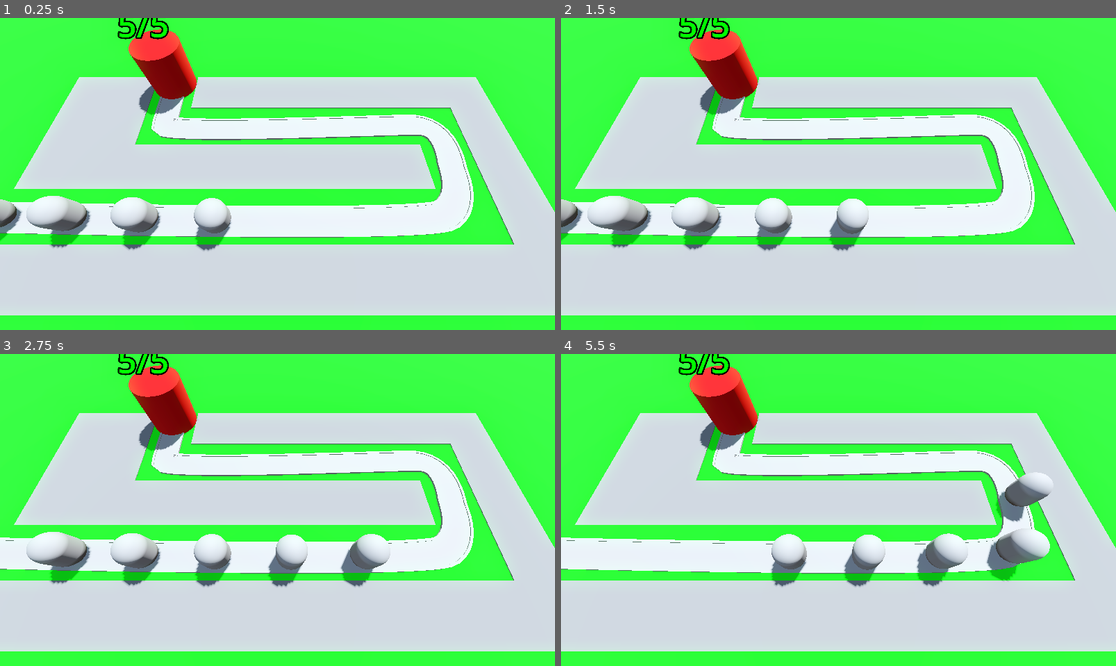
Above: before the commit, frames 1-4 (two rows, left to right).
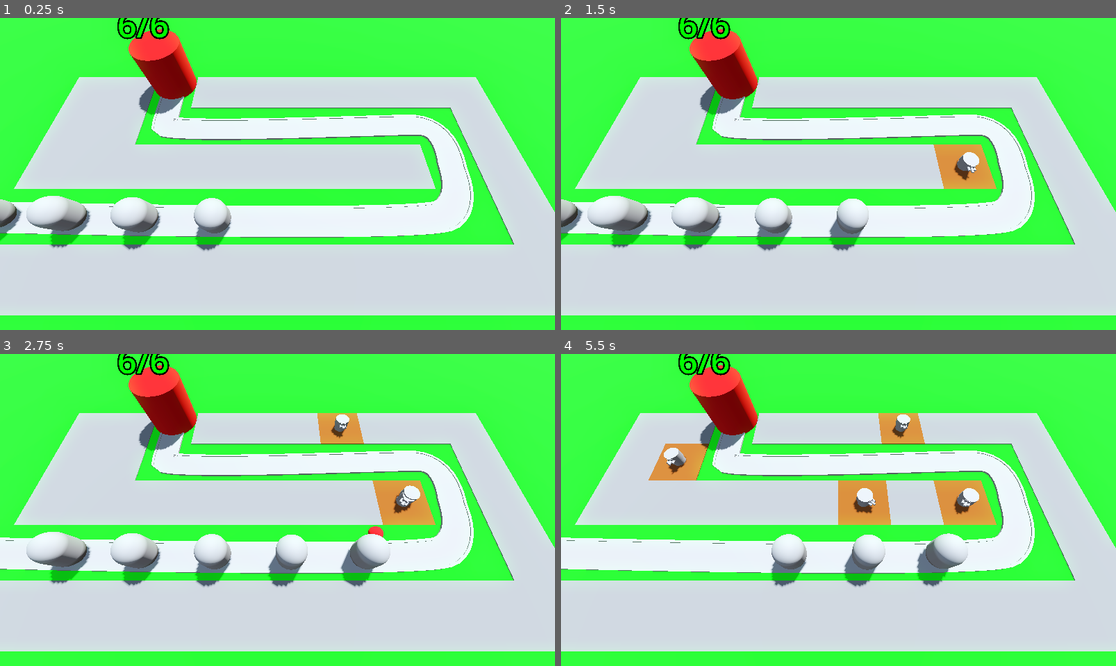
Above: after the commit, the same moments.

Repository: bmkersey/TowerDefense
Game: Godot game, scene res://BaseLevel.tscn
Two runs of this game, one before a commit and one after it. Both use one fixed random seed, a clock stepped at 60 frames per second and the inputs below.
Inputs (mouse positions are in pixels of both pictures, inside the frame that each line leads up to):
- Up to frame 1 (0.25 s): no input
- Up to frame 2 (1.5 s): move the mouse to (960, 158) at 0.52 s; click (960, 158) at 0.6 s; move the mouse to (727, 189) at 1.27 s; click (727, 189) at 1.35 s
- Up to frame 3 (2.75 s): move the mouse to (333, 441) at 2.02 s; click (333, 441) at 2.1 s
- Up to frame 4 (5.5 s): move the mouse to (810, 572) at 2.77 s; click (810, 572) at 2.85 s; move the mouse to (1005, 556) at 3.52 s; click (1005, 556) at 3.6 s; move the mouse to (672, 463) at 4.27 s; click (672, 463) at 4.35 s; move the mouse to (866, 510) at 5.02 s; click (866, 510) at 5.1 s

The runs differ from the first frame. In frame 1, 0.2% of the frame differs, in the area x 21-31%, y 0-7%; in frame 2, 1.4%; in frame 3, 2.3%; in frame 4, 6.3%, in the area x 15-89%, y 0-73%.

Commit message:
Added the ability to select a spot and build a tower on it. Added tower and some animations. Added range finding and target prioritization.

Diff:
--- a/BaseLevel.tscn
+++ b/BaseLevel.tscn
@@ -1,8 +1,11 @@
-[gd_scene load_steps=9 format=3 uid="uid://d3mqq34fwlh82"]
+[gd_scene load_steps=12 format=3 uid="uid://d3mqq34fwlh82"]
 
+[ext_resource type="PackedScene" uid="uid://dmcyse1bt5cag" path="res://RayPickerCamera/ray_picker_camera.tscn" id="1_dev42"]
 [ext_resource type="MeshLibrary" uid="uid://blw4qwqeyeblr" path="res://meshLib/SpaceLibrary.tres" id="1_olyc3"]
 [ext_resource type="PackedScene" uid="uid://cw61j8nirlt2p" path="res://Enemy/Enemy.tscn" id="2_3hygb"]
 [ext_resource type="PackedScene" uid="uid://g3bjx2krqe6p" path="res://Base/Base.tscn" id="3_jtu5s"]
+[ext_resource type="Script" path="res://TurretManager.gd" id="5_nn1dd"]
+[ext_resource type="PackedScene" uid="uid://biwejrwd45g86" path="res://Tower/tower.tscn" id="6_p3g42"]
 
 [sub_resource type="ProceduralSkyMaterial" id="ProceduralSkyMaterial_5v5ee"]
 sky_horizon_color = Color(0.64625, 0.65575, 0.67075, 1)
@@ -41,8 +44,9 @@
 size = Vector3(100, 2, 100)
 material = SubResource("StandardMaterial3D_ei5ud")
 
-[node name="Camera3D" type="Camera3D" parent="."]
-transform = Transform3D(1, 0, 0, 0, 0.422618, 0.906308, 0, -0.906308, 0.422618, 0, 14.5, 9.5)
+[node name="RayPickerCamera" parent="." node_paths=PackedStringArray("gridMap", "towerManager") instance=ExtResource("1_dev42")]
+gridMap = NodePath("../GridMap")
+towerManager = NodePath("../TurretManager")
 
 [node name="GridMap" type="GridMap" parent="."]
 mesh_library = ExtResource("1_olyc3")
@@ -95,27 +99,33 @@
 path_joined = false
 
 [node name="Enemy" parent="Path3D" instance=ExtResource("2_3hygb")]
-transform = Transform3D(0.000455095, 0, -0.999996, 0, 0.999999, 0, 0.999996, 0, 0.000455095, -25.1121, 0, 6.0169)
+transform = Transform3D(0.000455334, 0, -0.999996, 0, 0.999999, 0, 0.999996, 0, 0.000455334, -25.1121, 0, 6.0169)
 loop = false
 
 [node name="Enemy2" parent="Path3D" instance=ExtResource("2_3hygb")]
-transform = Transform3D(-0.0233692, 0, -0.999723, 0, 0.999999, 0, 0.999723, 0, -0.0233692, -20.1139, 0, 6.14283)
+transform = Transform3D(-0.023369, 0, -0.999723, 0, 0.999999, 0, 0.999723, 0, -0.023369, -20.1139, 0, 6.14283)
 progress = 5.0
 loop = false
 
 [node name="Enemy3" parent="Path3D" instance=ExtResource("2_3hygb")]
-transform = Transform3D(-0.0200066, 0, -0.999795, 0, 0.999999, 0, 0.999795, 0, -0.0200066, -15.115, 0, 6.25138)
+transform = Transform3D(-0.0200066, 0, -0.999795, 0, 0.999999, 0, 0.999795, 0, -0.0200066, -15.115, 0, 6.25139)
 progress = 10.0
 loop = false
 
 [node name="Enemy4" parent="Path3D" instance=ExtResource("2_3hygb")]
-transform = Transform3D(-0.0160776, 0, -0.999866, 0, 0.999999, 0, 0.999866, 0, -0.0160776, -10.1157, 0, 6.34196)
+transform = Transform3D(-0.0160773, 0, -0.999866, 0, 0.999999, 0, 0.999866, 0, -0.0160773, -10.1157, 0, 6.34196)
 progress = 15.0
 loop = false
 
 [node name="Enemy5" parent="Path3D" instance=ExtResource("2_3hygb")]
-transform = Transform3D(-0.0108886, 0, -0.999936, 0, 0.999999, 0, 0.999936, 0, -0.0108886, -5.11618, 0, 6.41009)
+transform = Transform3D(-0.0108883, 0, -0.999936, 0, 0.999999, 0, 0.999936, 0, -0.0108883, -5.11617, 0, 6.41009)
 progress = 20.0
 loop = false
 
 [node name="Base" parent="." instance=ExtResource("3_jtu5s")]
+max_hp = 6
+
+[node name="TurretManager" type="Node3D" parent="." node_paths=PackedStringArray("enemyPath")]
+script = ExtResource("5_nn1dd")
+turret = ExtResource("6_p3g42")
+enemyPath = NodePath("../Path3D")
--- a/Enemy/Enemy.gd
+++ b/Enemy/Enemy.gd
@@ -1,7 +1,20 @@
 extends PathFollow3D
 
+@export var maxHP:= 50
 @export var speed:float = 2.5
+var currentHP: int:
+	set(health_in):
+		if health_in < currentHP:
+			animationPlayer.play('TakeDamage')
+		currentHP = health_in
+		if currentHP < 1:
+			queue_free()
+
 @onready var base = get_tree().get_first_node_in_group("base")
+@onready var animationPlayer: AnimationPlayer = $AnimationPlayer
+
+func _ready() -> void:
+	currentHP = maxHP
 
 
 # Called every frame. 'delta' is the elapsed time since the previous frame.
--- a/Enemy/Enemy.tscn
+++ b/Enemy/Enemy.tscn
@@ -1,10 +1,55 @@
-[gd_scene load_steps=3 format=3 uid="uid://cw61j8nirlt2p"]
+[gd_scene load_steps=8 format=3 uid="uid://cw61j8nirlt2p"]
 
 [ext_resource type="Script" path="res://Enemy/Enemy.gd" id="1_403bu"]
 
 [sub_resource type="CapsuleMesh" id="CapsuleMesh_n6lw0"]
 radius = 1.0
 height = 3.0
+
+[sub_resource type="StandardMaterial3D" id="StandardMaterial3D_cnqsa"]
+no_depth_test = true
+shading_mode = 0
+
+[sub_resource type="CapsuleShape3D" id="CapsuleShape3D_7l651"]
+radius = 1.0
+height = 3.0
+
+[sub_resource type="Animation" id="Animation_a1dwt"]
+resource_name = "TakeDamage"
+length = 0.3
+tracks/0/type = "value"
+tracks/0/imported = false
+tracks/0/enabled = true
+tracks/0/path = NodePath("DamageIndication:visible")
+tracks/0/interp = 1
+tracks/0/loop_wrap = true
+tracks/0/keys = {
+"times": PackedFloat32Array(0, 0.2),
+"transitions": PackedFloat32Array(1, 1),
+"update": 1,
+"values": [true, false]
+}
+
+[sub_resource type="Animation" id="Animation_s42et"]
+length = 0.001
+tracks/0/type = "value"
+tracks/0/imported = false
+tracks/0/enabled = true
+tracks/0/path = NodePath("DamageIndication:visible")
+tracks/0/interp = 1
+tracks/0/loop_wrap = true
+tracks/0/keys = {
+"times": PackedFloat32Array(0),
+"transitions": PackedFloat32Array(1),
+"update": 1,
+"values": [false]
+}
+
+[sub_resource type="AnimationLibrary" id="AnimationLibrary_4qg22"]
+_data = {
+"RESET": SubResource("Animation_s42et"),
+"TakeDamage": SubResource("Animation_a1dwt")
+}
 
 [node name="Enemy" type="PathFollow3D"]
 transform = Transform3D(0.999996, 0, 0, 0, 0.999999, 0, 0, 0, 0.999996, 0, 0, 0)
@@ -14,3 +59,20 @@
 [node name="MeshInstance3D" type="MeshInstance3D" parent="."]
 transform = Transform3D(1, 0, -1.74623e-10, 0, 1, 0, 1.74623e-10, 0, 1, 0, 1.5, 0)
 mesh = SubResource("CapsuleMesh_n6lw0")
+
+[node name="DamageIndication" type="MeshInstance3D" parent="."]
+transform = Transform3D(1, 0, -1.74623e-10, 0, 1, 0, 1.74623e-10, 0, 1, 0, 1.5, 0)
+visible = false
+material_override = SubResource("StandardMaterial3D_cnqsa")
+mesh = SubResource("CapsuleMesh_n6lw0")
+
+[node name="EnemyArea3D" type="Area3D" parent="." groups=["enemy_area"]]
+
+[node name="CollisionShape3D" type="CollisionShape3D" parent="EnemyArea3D"]
+transform = Transform3D(1, 0, 0, 0, 1, 0, 0, 0, 1, 0, 1.5, 0)
+shape = SubResource("CapsuleShape3D_7l651")
+
+[node name="AnimationPlayer" type="AnimationPlayer" parent="."]
+libraries = {
+"": SubResource("AnimationLibrary_4qg22")
+}
--- /dev/null
+++ b/RayPickerCamera/ray_picker_camera.gd
@@ -0,0 +1,26 @@
+extends Camera3D
+
+@export var gridMap: GridMap
+@export var towerManager: Node3D
+@onready var rayCast: RayCast3D = $RayCast3D
+
+
+# Called every frame. 'delta' is the elapsed time since the previous frame.
+func _process(delta: float) -> void:
+	var mousePos: Vector2 = get_viewport().get_mouse_position()
+	rayCast.target_position = project_local_ray_normal(mousePos) * 100.0
+	rayCast.force_raycast_update()
+
+	if rayCast.is_colliding():
+		var collider = rayCast.get_collider()
+		if collider is GridMap:
+			Input.set_default_cursor_shape(Input.CURSOR_POINTING_HAND)
+			if Input.is_action_just_pressed("click"):
+				var collisionPoint = rayCast.get_collision_point()
+				var cell = gridMap.local_to_map(collisionPoint)
+				if gridMap.get_cell_item(cell) == 0:
+					gridMap.set_cell_item(cell, 1)
+					var tilePosition = gridMap.map_to_local(cell)
+					towerManager.build_tower(tilePosition)
+	else:
+		Input.set_default_cursor_shape(Input.CURSOR_ARROW)
--- /dev/null
+++ b/RayPickerCamera/ray_picker_camera.tscn
@@ -0,0 +1,9 @@
+[gd_scene load_steps=2 format=3 uid="uid://dmcyse1bt5cag"]
+
+[ext_resource type="Script" path="res://RayPickerCamera/ray_picker_camera.gd" id="1_5a3bl"]
+
+[node name="RayPickerCamera" type="Camera3D"]
+transform = Transform3D(1, 0, 0, 0, 0.422618, 0.906308, 0, -0.906308, 0.422618, 0, 14.5, 9.5)
+script = ExtResource("1_5a3bl")
+
+[node name="RayCast3D" type="RayCast3D" parent="."]
--- /dev/null
+++ b/Tower/projectile.gd
@@ -0,0 +1,18 @@
+extends Area3D
+
+var direction := Vector3.FORWARD
+@export var speed := 30.0
+
+func _physics_process(delta: float) -> void:
+	position += direction * speed * delta
+
+
+func _on_timer_timeout() -> void:
+	queue_free()
+
+
+func _on_area_entered(area: Area3D) -> void:
+	if area.is_in_group('enemy_area'):
+		print(area)
+		area.get_parent().currentHP -= 25
+		queue_free()
--- /dev/null
+++ b/Tower/projectile.tscn
@@ -0,0 +1,29 @@
+[gd_scene load_steps=5 format=3 uid="uid://b6r2ipx54aspv"]
+
+[ext_resource type="Script" path="res://Tower/projectile.gd" id="1_7oacl"]
+
+[sub_resource type="StandardMaterial3D" id="StandardMaterial3D_yuxds"]
+albedo_color = Color(0.882353, 0, 0.0862745, 1)
+
+[sub_resource type="SphereMesh" id="SphereMesh_1i4s0"]
+material = SubResource("StandardMaterial3D_yuxds")
+
+[sub_resource type="SphereShape3D" id="SphereShape3D_lc06l"]
+
+[node name="Projectile" type="Area3D"]
+top_level = true
+script = ExtResource("1_7oacl")
+
+[node name="MeshInstance3D" type="MeshInstance3D" parent="."]
+mesh = SubResource("SphereMesh_1i4s0")
+
+[node name="CollisionShape3D" type="CollisionShape3D" parent="."]
+shape = SubResource("SphereShape3D_lc06l")
+
+[node name="Timer" type="Timer" parent="."]
+wait_time = 2.0
+one_shot = true
+autostart = true
+
+[connection signal="area_entered" from="." to="." method="_on_area_entered"]
+[connection signal="timeout" from="Timer" to="." method="_on_timer_timeout"]
--- /dev/null
+++ b/Tower/tower.gd
@@ -0,0 +1,38 @@
+extends Node3D
+
+@export var projectile: PackedScene
+@export var towerRange := 10.0
+var enemyPath: Path3D
+var target: PathFollow3D
+@onready var barrel := $TowerBase/CenterBarrel
+@onready var animationPlayer := $AnimationPlayer
+
+func shoot() -> void:
+	var shot = projectile.instantiate()
+	add_child(shot)
+	shot.global_position = barrel.global_position
+	shot.direction = global_transform.basis.z
+	animationPlayer.play("fire")
+
+
+func find_best_target() -> PathFollow3D:
+	var bestTarget = null
+	var bestProgress = 0
+	for enemy in enemyPath.get_children():
+		if enemy is PathFollow3D:
+			var enemyDistance = global_position.distance_to(enemy.global_position)
+			if enemyDistance < towerRange:
+				if enemy.progress > bestProgress:
+					bestTarget = enemy
+					bestProgress = enemy.progress
+	return bestTarget
+
+func _physics_process(delta: float) -> void:
+	target = find_best_target()
+	if target:
+		look_at(target.global_position, Vector3.UP, true)
+
+
+func _on_timer_timeout() -> void:
+	if target:
+		shoot()
--- /dev/null
+++ b/Tower/tower.tscn
@@ -0,0 +1,95 @@
+[gd_scene load_steps=10 format=3 uid="uid://biwejrwd45g86"]
+
+[ext_resource type="Script" path="res://Tower/tower.gd" id="1_7texy"]
+[ext_resource type="PackedScene" uid="uid://b6r2ipx54aspv" path="res://Tower/projectile.tscn" id="1_mqoe6"]
+
+[sub_resource type="CylinderMesh" id="CylinderMesh_yycvx"]
+height = 1.0
+
+[sub_resource type="CylinderMesh" id="CylinderMesh_eoatb"]
+top_radius = 0.6
+bottom_radius = 0.6
+height = 0.6
+
+[sub_resource type="CylinderMesh" id="CylinderMesh_u5d1v"]
+top_radius = 0.1
+bottom_radius = 0.1
+height = 0.5
+
+[sub_resource type="BoxMesh" id="BoxMesh_xn2bw"]
+size = Vector3(0.4, 0.2, 0.2)
+
+[sub_resource type="Animation" id="Animation_low1p"]
+resource_name = "fire"
+length = 0.3
+tracks/0/type = "value"
+tracks/0/imported = false
+tracks/0/enabled = true
+tracks/0/path = NodePath("TowerBase/TowerTop:position")
+tracks/0/interp = 1
+tracks/0/loop_wrap = true
+tracks/0/keys = {
+"times": PackedFloat32Array(0, 0.1, 0.2),
+"transitions": PackedFloat32Array(1, 1, 1),
+"update": 0,
+"values": [Vector3(0, 0.3, -0.6), Vector3(0, 0.3, -0.3), Vector3(0, 0.3, 0)]
+}
+
+[sub_resource type="Animation" id="Animation_toy0n"]
+length = 0.001
+tracks/0/type = "value"
+tracks/0/imported = false
+tracks/0/enabled = true
+tracks/0/path = NodePath("TowerBase/TowerTop:position")
+tracks/0/interp = 1
+tracks/0/loop_wrap = true
+tracks/0/keys = {
+"times": PackedFloat32Array(0),
+"transitions": PackedFloat32Array(1),
+"update": 0,
+"values": [Vector3(0, 0.3, 0)]
+}
+
+[sub_resource type="AnimationLibrary" id="AnimationLibrary_opvgk"]
+_data = {
+"RESET": SubResource("Animation_toy0n"),
+"fire": SubResource("Animation_low1p")
+}
+
+[node name="Tower" type="Node3D"]
+script = ExtResource("1_7texy")
+projectile = ExtResource("1_mqoe6")
+
+[node name="TowerBase" type="MeshInstance3D" parent="."]
+transform = Transform3D(1, 0, 0, 0, 1, 0, 0, 0, 1, 0, 0.5, 0)
+mesh = SubResource("CylinderMesh_yycvx")
+
+[node name="TowerTop" type="MeshInstance3D" parent="TowerBase"]
+transform = Transform3D(1, 0, 0, 0, 1, 0, 0, 0, 1, 0, 0.3, 0)
+mesh = SubResource("CylinderMesh_eoatb")
+
+[node name="CenterBarrel" type="MeshInstance3D" parent="TowerBase"]
+transform = Transform3D(1, 0, 0, 0, 0.0335215, -0.999438, 0, 0.999438, 0.0335215, 0, 0.335802, 0.769659)
+mesh = SubResource("CylinderMesh_u5d1v")
+
+[node name="LeftBarrel" type="MeshInstance3D" parent="TowerBase"]
+transform = Transform3D(1, 0, 0, 0, 0.0335215, -0.999438, 0, 0.999438, 0.0335215, -0.2, 0.3, 0.6)
+mesh = SubResource("CylinderMesh_u5d1v")
+
+[node name="RightBarrel" type="MeshInstance3D" parent="TowerBase"]
+transform = Transform3D(1, 0, 0, 0, 0.0335215, -0.999438, 0, 0.999438, 0.0335215, 0.2, 0.3, 0.6)
+mesh = SubResource("CylinderMesh_u5d1v")
+
+[node name="MeshInstance3D" type="MeshInstance3D" parent="TowerBase"]
+transform = Transform3D(1, 0, 0, 0, 1, 0, 0, 0, 1, 0, 0.46414, 0.536543)
+mesh = SubResource("BoxMesh_xn2bw")
+
+[node name="Timer" type="Timer" parent="."]
+autostart = true
+
+[node name="AnimationPlayer" type="AnimationPlayer" parent="."]
+libraries = {
+"": SubResource("AnimationLibrary_opvgk")
+}
+
+[connection signal="timeout" from="Timer" to="." method="_on_timer_timeout"]
--- /dev/null
+++ b/TurretManager.gd
@@ -0,0 +1,9 @@
+extends Node3D
+@export var turret: PackedScene
+@export var enemyPath: Path3D
+
+func build_tower(position: Vector3) -> void:
+	var newTower = turret.instantiate()
+	add_child(newTower)
+	newTower.global_position = position
+	newTower.enemyPath = enemyPath
--- a/project.godot
+++ b/project.godot
@@ -23,3 +23,11 @@
 [editor_plugins]
 
 enabled=PackedStringArray()
+
+[input]
+
+click={
+"deadzone": 0.5,
+"events": [Object(InputEventMouseButton,"resource_local_to_scene":false,"resource_name":"","device":-1,"window_id":0,"alt_pressed":false,"shift_pressed":false,"ctrl_pressed":false,"meta_pressed":false,"button_mask":1,"position":Vector2(148, 18),"global_position":Vector2(152, 59),"factor":1.0,"button_index":1,"canceled":false,"pressed":true,"double_click":false,"script":null)
+]
+}
Not shown: 4 places in meshLib/SpaceLibrary.tres that only renumber resources
